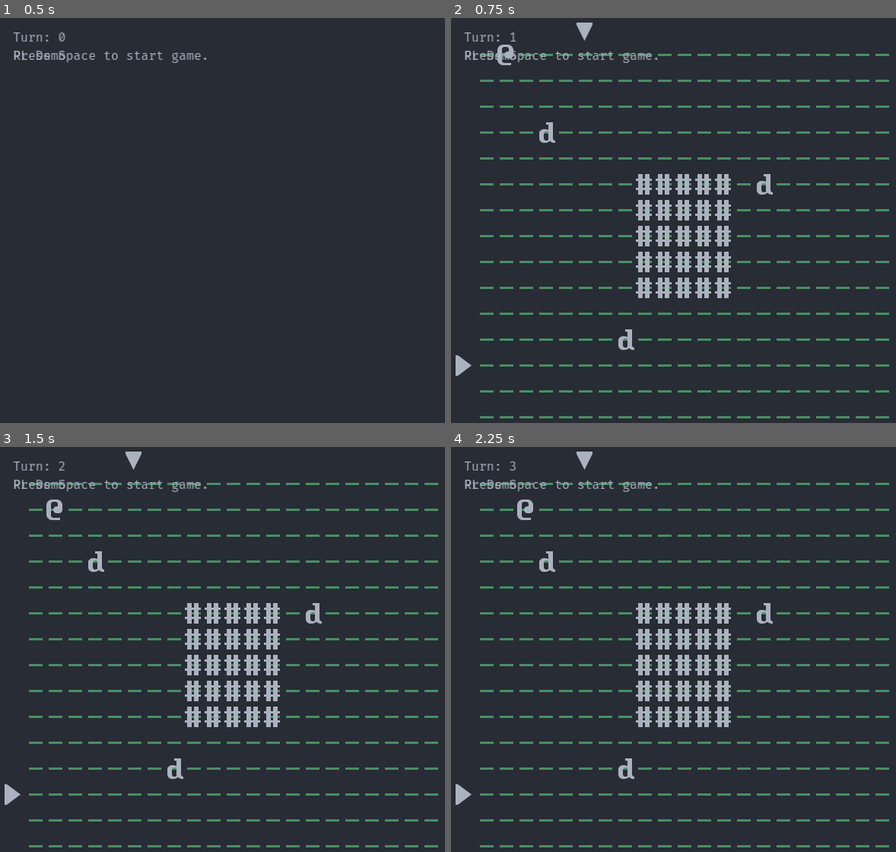
Above: before the commit, frames 1-4 (two rows, left to right).
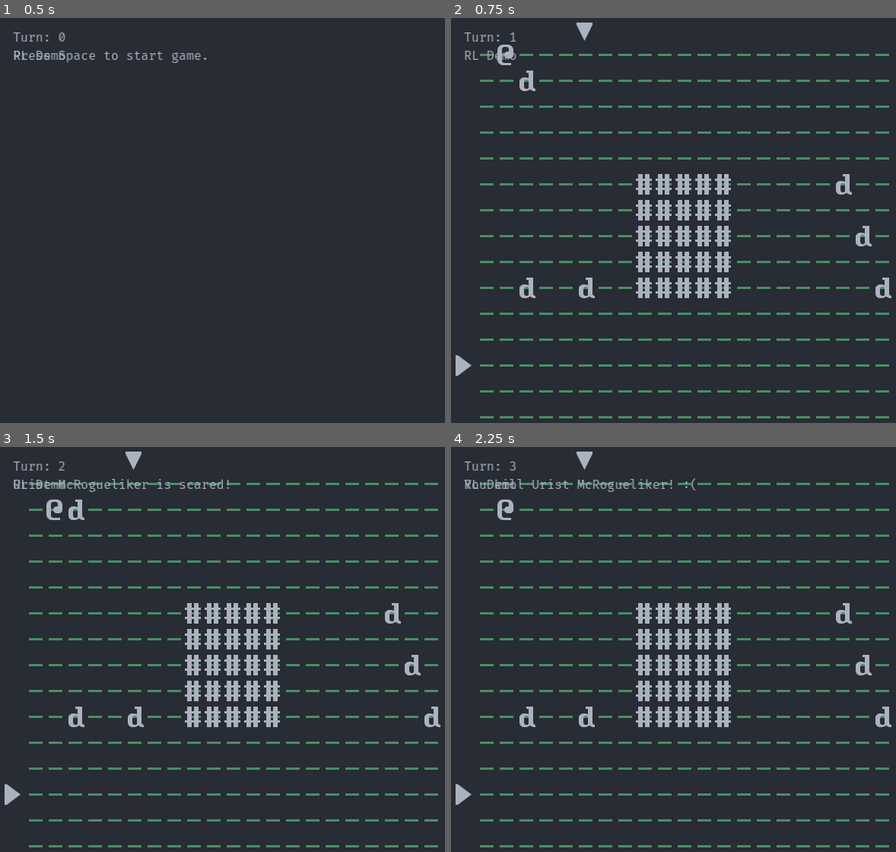
Above: after the commit, the same moments.

Repository: NekkidBear/GodotRoguelikeTutorial
Game: Godot game, scene res://scene/main/main_scene.tscn
Two runs of this game, one before a commit and one after it. Both use one fixed random seed, a clock stepped at 60 frames per second and the inputs below.
Inputs:
- Up to frame 1 (0.5 s): no input
- Up to frame 2 (0.75 s): tap Space (init_world) at 0.5, 0.6 s; hold Right (move_right) from 0.53 s (still down)
- Up to frame 3 (1.5 s): tap Space (init_world) at 1.25, 1.35 s; release Right (move_right) at 1.28 s; hold Down (move_down) from 1.28 s (still down)
- Up to frame 4 (2.25 s): tap Space (init_world) at 2, 2.1 s; release Down (move_down) at 2.03 s; hold Right (move_right) from 2.03 s (still down)

Frame 1 is identical in both runs. In frame 2, 1.2% of the frame differs, in the area x 3-99%, y 8-82%; in frame 3, 1.3%; in frame 4, 1.5%, in the area x 2-99%, y 7-82%.

Commit message:
complete chapter 10 of bozar's tutorial

Diff:
--- a/library/InputName.gd
+++ b/library/InputName.gd
@@ -4,3 +4,4 @@
 const MOVE_DOWN: String = "move_down"
 
 const INIT_WORLD: String = "init_world"
+const RELOAD: String = "reload"
--- /dev/null
+++ b/library/RootNodeTemplate.gd
@@ -0,0 +1,11 @@
+extends Node
+
+
+# Called when the node enters the scene tree for the first time.
+func _ready():
+	pass # Replace with function body.
+
+
+# Called every frame. 'delta' is the elapsed time since the previous frame.
+func _process(delta):
+	pass
--- a/scene/main/InitWorld.gd
+++ b/scene/main/InitWorld.gd
@@ -1,4 +1,5 @@
 extends Node2D
+
 
 signal sprite_created(new_sprite)
 
@@ -6,13 +7,24 @@
 const Dwarf := preload("res://sprite/Dwarf.tscn")
 const Floor := preload("res://sprite/Floor.tscn")
 const Wall := preload("res://sprite/Wall.tscn")
-const ArrowX := preload("res://sprite/Arrow_X.tscn")
-const ArrowY := preload("res://sprite/Arrow_Y.tscn")
+const ArrowX := preload("res://sprite/arrow_x.tscn")
+const ArrowY := preload("res://sprite/arrow_y.tscn")
+const DungeonBoard := preload("res://scene/main/DungeonBoard.gd")
+
+var _ref_DungeonBoard: DungeonBoard
 
 var _new_ConvertCoord := preload("res://library/ConvertCoord.gd").new()
 var _new_DungeonSize := preload("res://library/DungeonSize.gd").new()
 var _new_GroupName := preload("res://library/GroupName.gd").new()
 var _new_InputName := preload("res://library/InputName.gd").new()
+
+var _rng := RandomNumberGenerator.new()
+
+
+func _ready() -> void:
+	# _rng.seed = 123
+	_rng.randomize()
+
 
 func _unhandled_input(event: InputEvent) -> void:
 	if event.is_action_pressed(_new_InputName.INIT_WORLD):
@@ -21,20 +33,35 @@
 		_init_PC()
 		_init_dwarf()
 		_init_indicator()
+
 		set_process_unhandled_input(false)
 
+
 func _init_dwarf() -> void:
-	_create_sprite(Dwarf, _new_GroupName.DWARF, 3, 3)
-	_create_sprite(Dwarf, _new_GroupName.DWARF, 14, 5)
-	_create_sprite(Dwarf, _new_GroupName.DWARF, 7, 11)
+	var dwarf: int = _rng.randi_range(3, 6)
+	var x: int
+	var y: int
+
+	while dwarf > 0:
+		x = _rng.randi_range(1, _new_DungeonSize.MAX_X - 1)
+		y = _rng.randi_range(1, _new_DungeonSize.MAX_Y - 1)
+
+		if _ref_DungeonBoard.has_sprite(_new_GroupName.WALL, x, y) \
+				or _ref_DungeonBoard.has_sprite(_new_GroupName.DWARF, x, y):
+			continue
+		_create_sprite(Dwarf, _new_GroupName.DWARF, x, y)
+		dwarf -= 1
+
 
 func _init_PC() -> void:
 	_create_sprite(Player, _new_GroupName.PC, 0, 0)
+
 
 func _init_floor() -> void:
 	for i in range(_new_DungeonSize.MAX_X):
 		for j in range(_new_DungeonSize.MAX_Y):
 			_create_sprite(Floor, _new_GroupName.FLOOR, i, j)
+
 
 func _init_wall() -> void:
 	var shift: int = 2
@@ -42,18 +69,26 @@
 	var max_x: int = _new_DungeonSize.CENTER_X + shift + 1
 	var min_y: int = _new_DungeonSize.CENTER_Y - shift
 	var max_y: int = _new_DungeonSize.CENTER_Y + shift + 1
+
 	for i in range(min_x, max_x):
 		for j in range(min_y, max_y):
 			_create_sprite(Wall, _new_GroupName.WALL, i, j)
 
+
 func _init_indicator() -> void:
-	_create_sprite(ArrowX, _new_GroupName.ARROW, 0, 12, -_new_DungeonSize.ARROW_MARGIN)
-	_create_sprite(ArrowY, _new_GroupName.ARROW, 5, 0, 0, -_new_DungeonSize.ARROW_MARGIN)
+	_create_sprite(ArrowX, _new_GroupName.ARROW, 0, 12,
+			-_new_DungeonSize.ARROW_MARGIN)
+	_create_sprite(ArrowY, _new_GroupName.ARROW, 5, 0,
+			0, -_new_DungeonSize.ARROW_MARGIN)
+
 
 func _create_sprite(prefab: PackedScene, group: String, x: int, y: int,
 		x_offset: int = 0, y_offset: int = 0) -> void:
+
 	var new_sprite: Sprite2D = prefab.instantiate() as Sprite2D
-	new_sprite.position = _new_ConvertCoord.index_to_vector(x, y, x_offset, y_offset)
+	new_sprite.position = _new_ConvertCoord.index_to_vector(
+			x, y, x_offset, y_offset)
 	new_sprite.add_to_group(group)
+
 	add_child(new_sprite)
 	emit_signal("sprite_created", new_sprite)
--- a/scene/main/PCAttack.gd
+++ b/scene/main/PCAttack.gd
@@ -11,10 +11,6 @@
 var _ref_Schedule: Schedule
 var _ref_RemoveObject: RemoveObject
 
-# Called when the node enters the scene tree for the first time.
-func _ready() -> void:
-	pass
-
 func attack(group_name: String, x: int, y: int) -> void:
 	# Ensure references are set
 	assert(_ref_DungeonBoard != null, "DungeonBoard reference not set")
--- a/scene/main/PCMove.gd
+++ b/scene/main/PCMove.gd
@@ -6,6 +6,7 @@
 const Schedule := preload("res://scene/main/Schedule.gd")
 
 const PC_ATTACK: String = "PCAttack"
+const RELOAD_GAME: String = "ReloadGame"
 
 var _ref_DungeonBoard: DungeonBoard
 var _ref_Schedule: Schedule
@@ -34,7 +35,13 @@
 	if _is_move_input(event):
 		target = _get_new_position(event, source)
 		_try_move(target[0], target[1])
+	elif _is_reload_input(event):
+		get_node(RELOAD_GAME).reload()
 
+func _is_reload_input(event):
+	if event.is_action_pressed(_new_InputName.RELOAD):
+		return true
+	return false
 
 func _on_InitWorld_sprite_created(new_sprite: Sprite2D) -> void:
 	if new_sprite.is_in_group(_new_GroupName.PC):
@@ -57,7 +64,7 @@
 
 func _try_move(x: int, y: int) -> void:
 	if not _ref_DungeonBoard.is_inside_dungeon(x, y):
-		emit_signal("pc_moved", "You cannot leave map.")
+		emit_signal("pc_moved", "You cannot leave the map.")
 	elif _ref_DungeonBoard.has_sprite(_new_GroupName.WALL, x, y):
 		emit_signal("pc_moved", "You bumped into a wall.")
 	elif _ref_DungeonBoard.has_sprite(_new_GroupName.DWARF, x, y):
--- /dev/null
+++ b/scene/main/ReloadGame.gd
@@ -0,0 +1,15 @@
+extends Node2D
+
+
+const PATH_TO_MAIN: String = "res://scene/main/MainScene.tscn"
+
+
+func reload() -> void:
+	var new_scene: Node2D = load(PATH_TO_MAIN).instance()
+	var old_scene: Node2D = get_tree().current_scene
+
+	get_tree().root.add_child(new_scene)
+	get_tree().current_scene = new_scene
+
+	get_tree().root.remove_child(old_scene)
+	old_scene.queue_free()
--- a/scene/main/Schedule.gd
+++ b/scene/main/Schedule.gd
@@ -34,7 +34,7 @@
 		_pointer = 0
 
 
-func _on_remove_object_sprite_removed(remove_sprite: Sprite2D,
+func _on_RemoveObject_sprite_removed(remove_sprite: Sprite2D,
 		group_name: String, x: int, y: int)->void:
 	var current_sprite: Sprite2D = _get_current()
 
--- a/scene/main/main_scene.tscn
+++ b/scene/main/main_scene.tscn
@@ -1,9 +1,10 @@
-[gd_scene load_steps=10 format=3 uid="uid://y28whp7mgg4e"]
+[gd_scene load_steps=11 format=3 uid="uid://y28whp7mgg4e"]
 
 [ext_resource type="Script" path="res://scene/main/InitWorld.gd" id="1_da03c"]
 [ext_resource type="Script" path="res://scene/main/PCMove.gd" id="2_28t46"]
 [ext_resource type="PackedScene" uid="uid://bcs1iqpxhbtc6" path="res://scene/gui/main_gui.tscn" id="3_5a4wq"]
 [ext_resource type="Script" path="res://scene/main/PCAttack.gd" id="3_lcsrv"]
+[ext_resource type="Script" path="res://scene/main/ReloadGame.gd" id="3_t1b45"]
 [ext_resource type="Script" path="res://scene/main/Schedule.gd" id="4_rhgef"]
 [ext_resource type="Script" path="res://scene/main/EnemyAI.gd" id="5_w1hkw"]
 [ext_resource type="Script" path="res://scene/main/DungeonBoard.gd" id="6_uhagu"]
@@ -12,30 +13,58 @@
 [sub_resource type="GDScript" id="GDScript_mrqjp"]
 script/source = "extends Node2D
 
+func set_reference(node_path, property, reference_path):
+	var node = get_node(node_path)
+	var reference = get_node(reference_path)
+	if node and reference:
+		node.set(property, reference)
+	else:
+		if not node:
+			print(\"Node not found: \", node_path)
+		if not reference:
+			print(\"Reference not found: \", reference_path)
+
 func _ready():
 	# Ensure nodes are available before setting references
-	if $PCMove and $Schedule and $DungeonBoard:
-		$PCMove._ref_Schedule = $Schedule
-		$EnemyAI._ref_Schedule = $Schedule
-		$PCMove._ref_DungeonBoard = $DungeonBoard
+	set_reference(\"PCMove\", \"_ref_Schedule\", \"Schedule\")
+	set_reference(\"EnemyAI\", \"_ref_Schedule\", \"Schedule\")
+	set_reference(\"PCMove/PCAttack\", \"_ref_Schedule\", \"Schedule\")
 
-		# Set references for PCAttack
-		if $PCAttack and $RemoveObject:
-			$PCAttack._ref_DungeonBoard = $DungeonBoard
-			$PCAttack._ref_Schedule = $Schedule
-			$PCAttack._ref_RemoveObject = $RemoveObject
+	set_reference(\"PCMove\", \"_ref_DungeonBoard\", \"DungeonBoard\")
+	set_reference(\"PCMove/PCAttack\", \"_ref_DungeonBoard\", \"DungeonBoard\")
+	set_reference(\"RemoveObject\", \"_ref_DungeonBoard\", \"DungeonBoard\")
+	set_reference(\"InitWorld\", \"_ref_DungeonBoard\", \"DungeonBoard\")
 
-		# Connect InitWorld signals
-		if $InitWorld:
-			$InitWorld.connect(\"sprite_created\", $PCMove._on_InitWorld_sprite_created)
-			$InitWorld.connect(\"sprite_created\", $Schedule._on_InitWorld_sprite_created)
-			$InitWorld.connect(\"sprite_created\", $DungeonBoard._on_InitWorld_sprite_created)
+	set_reference(\"PCMove/PCAttack\", \"_ref_RemoveObject\", \"RemoveObject\")
 
-		# Connect Schedule signals
-		if $Schedule:
-			$Schedule.connect(\"turn_started\", $PCMove._on_Schedule_turn_started)
-			$Schedule.connect(\"turn_started\", $EnemyAI._on_Schedule_turn_started)
-			$Schedule.connect(\"turn_started\", $MainGUI/SidebarVBox._on_Schedule_turn_started)
+	# Connect InitWorld signals
+	if $InitWorld:
+		$InitWorld.connect(\"sprite_created\", $PCMove._on_InitWorld_sprite_created)
+		$InitWorld.connect(\"sprite_created\", $Schedule._on_InitWorld_sprite_created)
+		$InitWorld.connect(\"sprite_created\", $DungeonBoard._on_InitWorld_sprite_created)
+		$InitWorld.connect(\"sprite_created\", $EnemyAI._on_init_world_sprite_created)
+
+	# Connect RemoveObject signals
+	if $RemoveObject:
+		$RemoveObject.connect(\"sprite_removed\", $Schedule._on_RemoveObject_sprite_removed)
+		$RemoveObject.connect(\"sprite_removed\", $DungeonBoard._on_RemoveObject_sprite_removed)
+
+	# Connect Schedule signals
+	if $Schedule:
+		$Schedule.connect(\"turn_started\", $PCMove._on_Schedule_turn_started)
+		$Schedule.connect(\"turn_started\", $EnemyAI._on_Schedule_turn_started)
+		$Schedule.connect(\"turn_started\", $MainGUI/SidebarVBox._on_Schedule_turn_started)
+		$Schedule.connect(\"turn_ended\", $MainGUI/MainHBox/Modeline._on_Schedule_turn_ended)
+
+		# Connect PCMove signals
+	if $PCMove:
+		$PCMove.connect(\"pc_moved\", $MainGUI/MainHBox/Modeline._on_PCMove_pc_moved)
+		$PCMove/PCAttack.connect(\"pc_attacked\", $MainGUI/MainHBox/Modeline._on_PCAttack_pc_attacked)
+
+	# Connect EnemyAI signals
+	if $EnemyAI:
+		$EnemyAI.connect(\"enemy_warned\", $MainGUI/MainHBox/Modeline._on_EnemyAI_enemy_warned)
+
 	else:
 		print(\"One or more nodes are not available in the scene tree.\")
 "
@@ -48,6 +77,9 @@
 
 [node name="PCMove" type="Node2D" parent="."]
 script = ExtResource("2_28t46")
+
+[node name="ReloadGame" type="Node2D" parent="PCMove"]
+script = ExtResource("3_t1b45")
 
 [node name="PCAttack" type="Node" parent="PCMove"]
 script = ExtResource("3_lcsrv")
